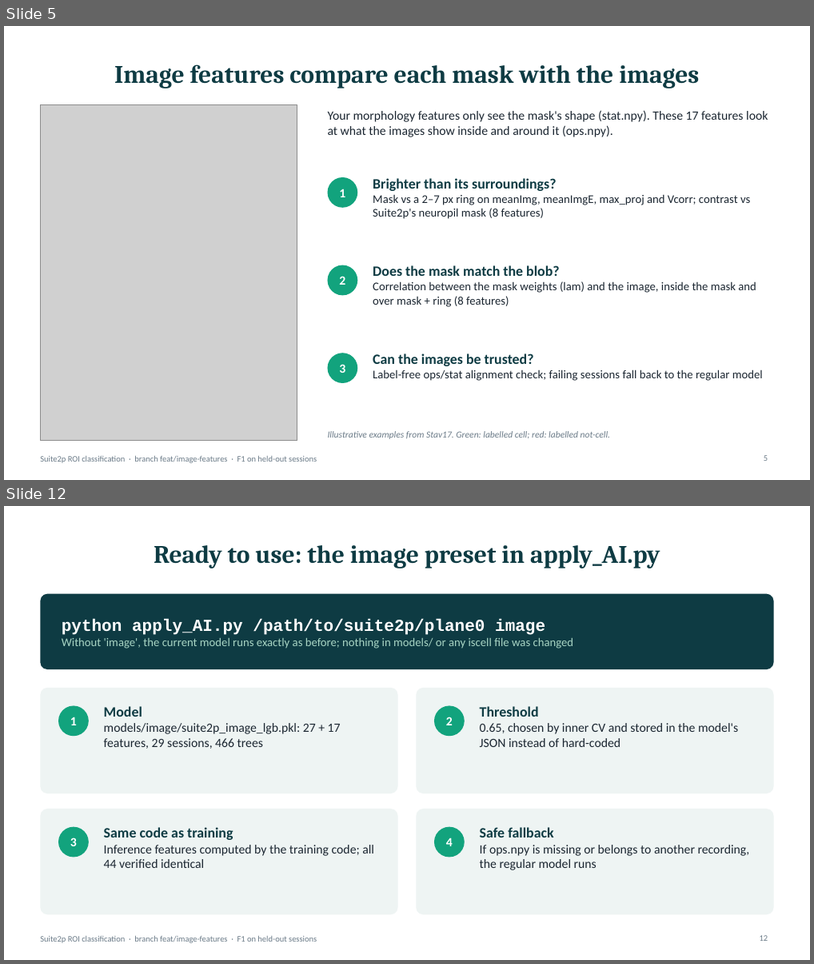
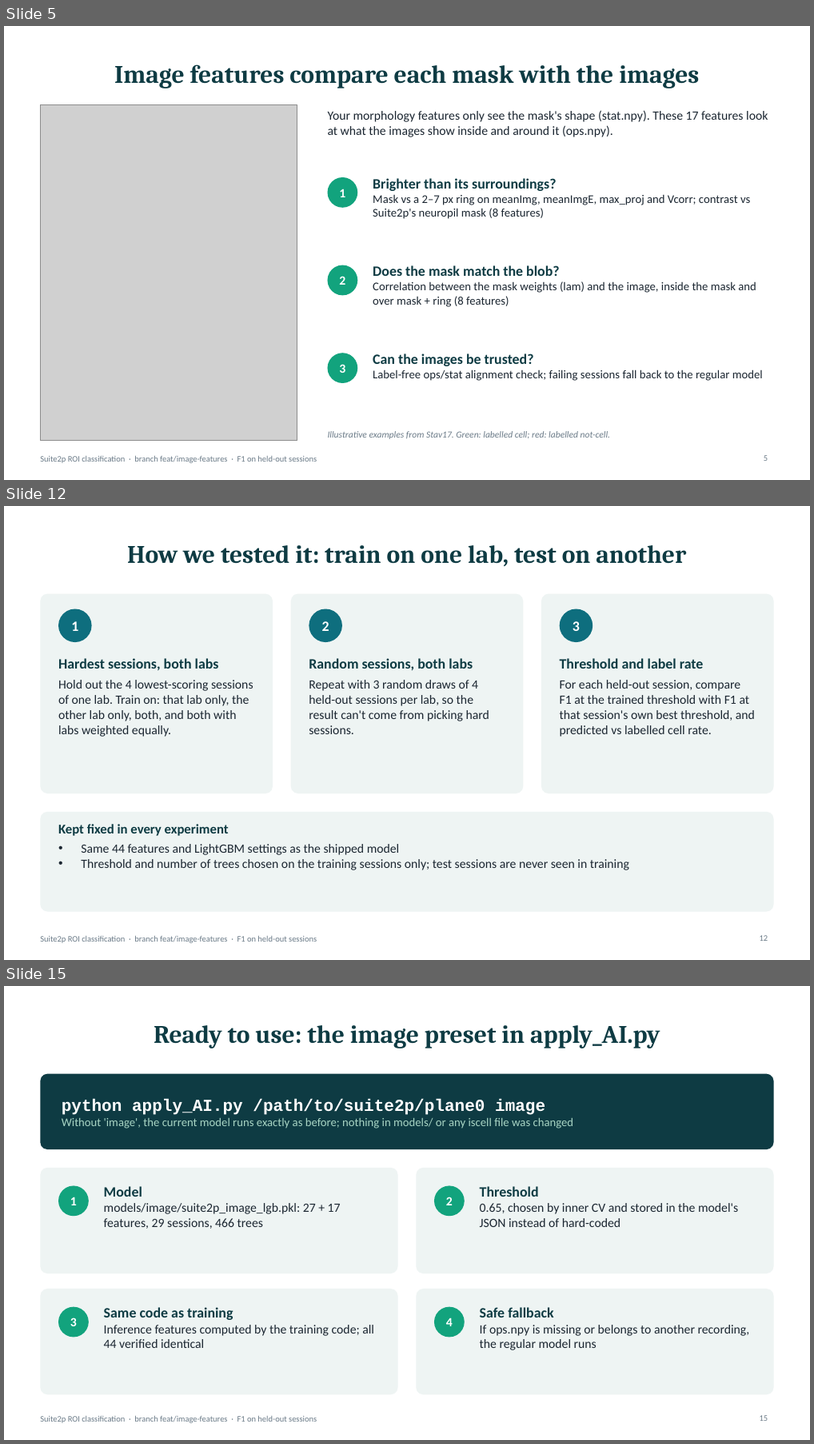
Before and after one commit to AddadyTom/suite2p-classification, a slide deck: results/suite2p_roi_classification_summary.pptx. Shown one above the other, each under a label of ours: slides 5 and 12 before the commit, slides 5, 12 and 15 after it; the slides between them are not shown. The pictures are 814x964 and 814x1444 pixels, drawn with LibreOffice and Linux fonts; fonts in the diff are those of the drawing; grey boxes stand for pictures. Boxes give left, top, right and bottom in pixels: in the first picture for what was removed or moved away, otherwise in the second. Text is boxed around its words. In the diff, an @@ line names an element or a change of style, - is before the commit and + after.

```diff
--- a/results/suite2p_roi_classification_summary.pptx
+++ b/results/suite2p_roi_classification_summary.pptx
@@ slide 12 added at (x1=4, y1=506, x2=810, y2=960), background #FFFFFF; not listed: 1 template element that a slide beside it also shows @@
@@ title added at (x1=127, y1=545, x2=686, y2=566), 30 pt, text #0E3B43, bold @@
+How we tested it: train on one lab, test on another
@@ rounded rectangle added at (x1=40, y1=594, x2=273, y2=793), fill #EEF4F3 @@
@@ rounded rectangle added at (x1=290, y1=594, x2=523, y2=793), fill #EEF4F3 @@
@@ rounded rectangle added at (x1=542, y1=594, x2=774, y2=793), fill #EEF4F3 @@
@@ ellipse added at (x1=58, y1=609, x2=92, y2=642), fill #0E6E7E @@
@@ text added at (x1=71, y1=621, x2=78, y2=631), 17 pt, text #FFFFFF, bold @@
+1
@@ ellipse added at (x1=309, y1=609, x2=342, y2=642), fill #0E6E7E @@
@@ text added at (x1=322, y1=621, x2=330, y2=631), 17 pt, text #FFFFFF, bold @@
+2
@@ ellipse added at (x1=560, y1=609, x2=594, y2=642), fill #0E6E7E @@
@@ text added at (x1=573, y1=621, x2=580, y2=631), 17 pt, text #FFFFFF, bold @@
+3
@@ text added at (x1=58, y1=658, x2=254, y2=736), 15 pt, text #1B2631 @@
+Hardest sessions, both labs
+Hold out the 4 lowest-scoring sessions of one lab. Train on: that lab only, the other lab only, both, and both with labs weighted equally.
@@ text added at (x1=309, y1=658, x2=490, y2=734), 15 pt, text #1B2631 @@
+Random sessions, both labs
+Repeat with 3 random draws of 4 held-out sessions per lab, so the result can't come from picking hard sessions.
@@ text added at (x1=560, y1=658, x2=755, y2=736), 15 pt, text #1B2631 @@
+Threshold and label rate
+For each held-out session, compare F1 at the trained threshold with F1 at that session's own best threshold, and predicted vs labelled cell rate.
@@ rounded rectangle added at (x1=40, y1=812, x2=774, y2=912), fill #EEF4F3 @@
@@ text added at (x1=58, y1=824, x2=630, y2=870), 15 pt, text #1B2631 @@
+Kept fixed in every experiment
+• Same 44 features and LightGBM settings as the shipped model
+• Threshold and number of trees chosen on the training sessions only; test sessions are never seen in training
@@ page number added at (x1=760, y1=935, x2=769, y2=940), 10 pt, text #6B7B88 @@
+12
@@ what was slide 12 is now slide 15 @@
```
Also in this commit, not shown: 3 slides changed, 2 other slides added, 2 other files.
